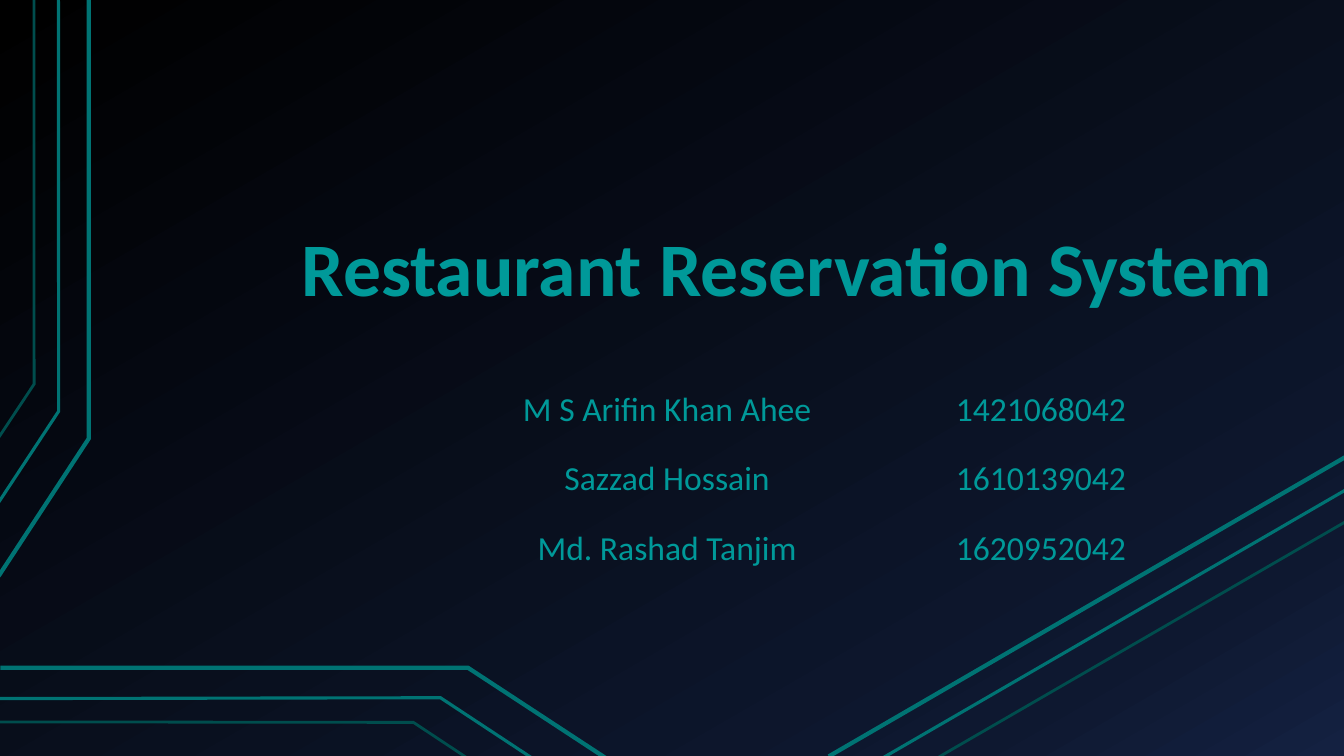
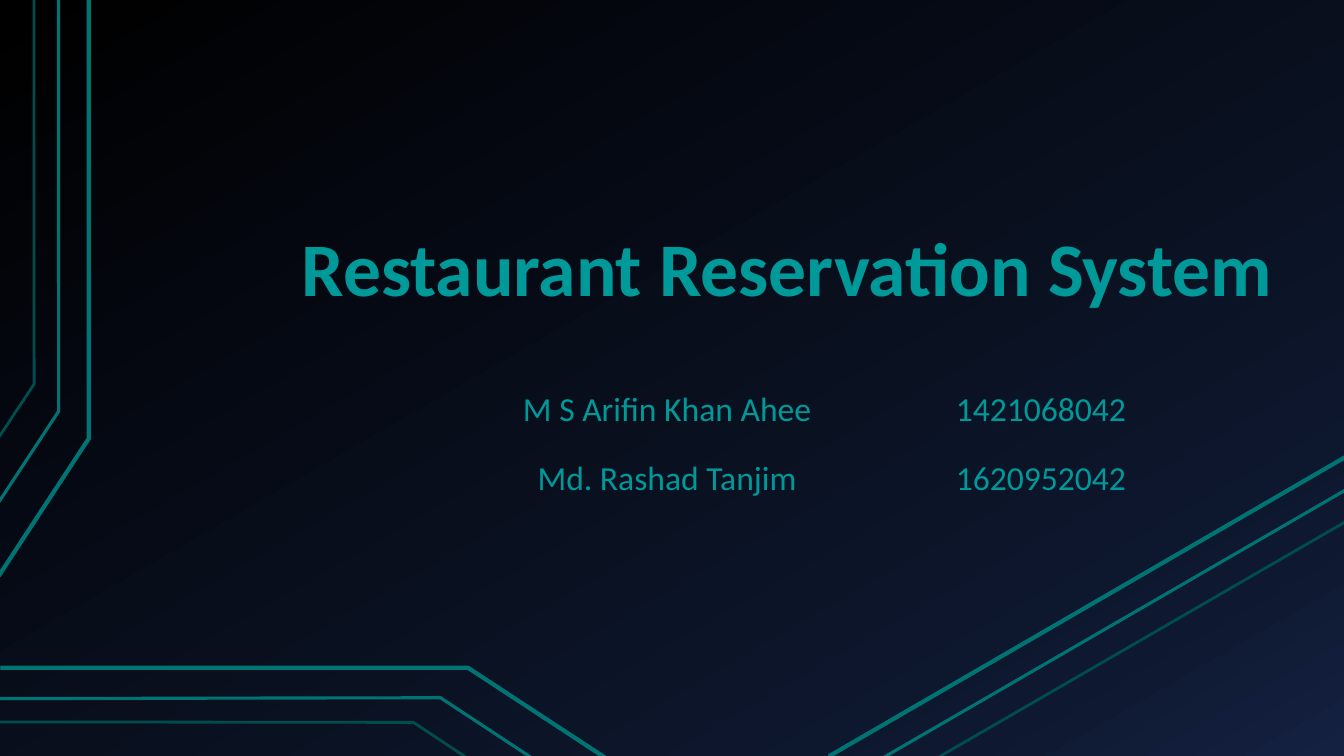
Before and after one commit to SanzarRehman/Book-My-Table-App, a slide deck: slide 1 of Documentation/Slide 1.pptx. Drawn at 1344x756 pixels with LibreOffice and Linux fonts; fonts in the diff are those of the drawing. Boxes give left, top, right and bottom in pixels: in the first picture for what was removed or moved away, otherwise in the second. Text is boxed around its words. In the diff, an @@ line names an element or a change of style, - is before the commit and + after.

```diff
--- a/Documentation/Slide 1.pptx
+++ b/Documentation/Slide 1.pptx
@@ table at (x1=504, y1=379, x2=1252, y2=518) @@
-row 2: Sazzad Hossain | 1610139042
```
